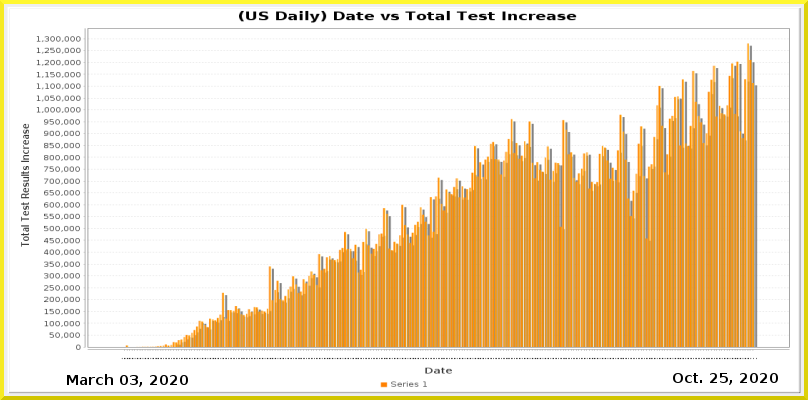
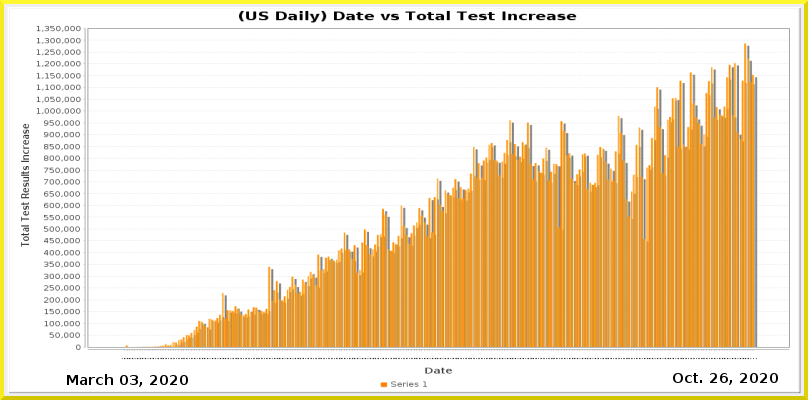
Layer changes from the first (808, 400) image to the second:
painted on "Current Date" over [720,373,728,383]
painted on "Date_vs_TestIncrease.png" over [36,25,789,360]
